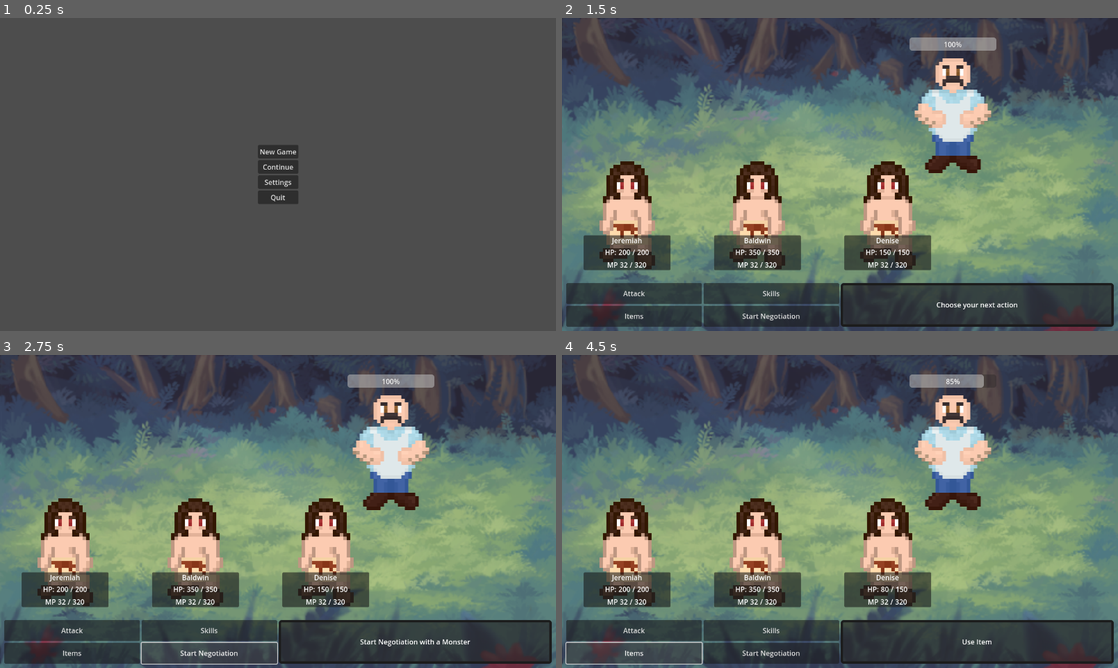
Above: before the commit, frames 1-4 (two rows, left to right).
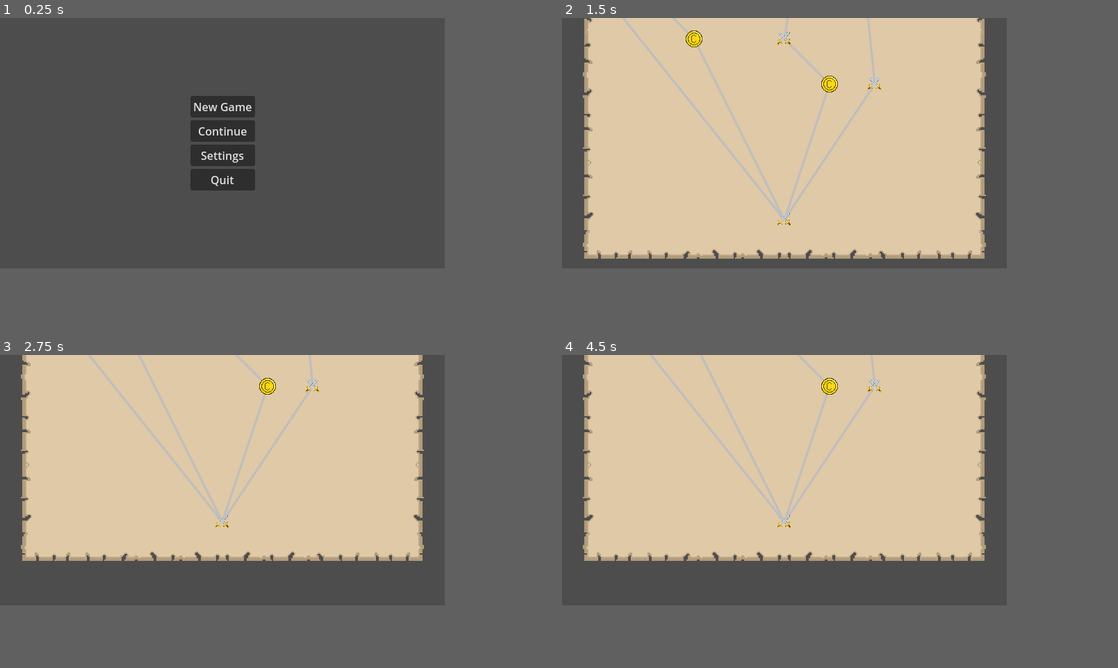
Above: after the commit, the same moments.

Repository: Willi-bot/GameProject
Game: Godot game, scene res://scenes/main_menu/main_menu.tscn
Two runs of this game, one before a commit and one after it. Both use one fixed random seed, a clock stepped at 60 frames per second and the inputs below.
Inputs (mouse positions are in pixels of both pictures, inside the frame that each line leads up to):
- Up to frame 1 (0.25 s): no input
- Up to frame 2 (1.5 s): click "New Game" at 0.5 s; click (812, 52) at 1.27 s
- Up to frame 3 (2.75 s): click (211, 652) at 2 s, where only the run before the commit has a clickable "Start Negotiation"
- Up to frame 4 (4.5 s): click (773, 652) at 2.75 s, where only the run before the commit has a clickable "Start Negotiation"; click (634, 630) at 3.5 s, where only the run before the commit has a clickable "Attack"; click (634, 652) at 4.25 s, where only the run before the commit has a clickable "Items"
In our replay, the window is 800x450 before the commit and 640x360 after it. These sizes can differ from the game's own. Grey fills any space a smaller window leaves; there, only what the larger window draws over its background counts as a difference.

The runs differ from the first frame. In frame 1, 4.2% of the frame differs, in the area x 34-54%, y 24-60%; in frame 2, 85%, in the area x 0-100%, y 0-100%; in frame 3, 85%; in frame 4, 85%.

Commit message:
adjust map size / adjust project settings for pixel art

Diff:
--- a/gameproject/project.godot
+++ b/gameproject/project.godot
@@ -17,9 +17,9 @@
 
 [display]
 
-window/size/viewport_width=1280
-window/size/viewport_height=720
-window/stretch/mode="viewport"
+window/size/viewport_width=640
+window/size/viewport_height=360
+window/stretch/mode="canvas_items"
 
 [dotnet]
 
@@ -35,5 +35,10 @@
 
 [rendering]
 
+textures/canvas_textures/default_texture_filter=0
 renderer/rendering_method="gl_compatibility"
 renderer/rendering_method.mobile="gl_compatibility"
+2d/snap/snap_2d_transforms_to_pixel=true
+2d/canvas_textures/default_texture_filter=1
+2d/size/viewport_width=1280
+2d/size/viewport_height=720
--- a/gameproject/scenes/overworld/Event.tscn
+++ b/gameproject/scenes/overworld/Event.tscn
@@ -7,6 +7,7 @@
 script = ExtResource("1")
 
 [node name="Button" type="TextureButton" parent="."]
+texture_filter = 1
 offset_left = -12.0
 offset_top = -12.0
 offset_right = 52.0
--- a/gameproject/scenes/overworld/overworld.gd
+++ b/gameproject/scenes/overworld/overworld.gd
@@ -11,8 +11,8 @@
 var map_scale = 65
 var scale_diff = scale_factor - map_scale
 
-const plane_height = 25 # Scaled up by 80: 2000 / by 65: 1625
-const plane_width = 16 # Scaled up by 80: 1280 / by 65:  1040
+const plane_height = 16 # Scaled up by 80: 2000 / by 65: 1625
+const plane_width = 8 # Scaled up by 80: 1280 / by 65:  1040
 const node_count = plane_height * plane_width / 9
 const path_count = 6
 
--- a/gameproject/scenes/overworld/overworld.tscn
+++ b/gameproject/scenes/overworld/overworld.tscn
@@ -1,8 +1,8 @@
 [gd_scene load_steps=5 format=3 uid="uid://hhvnos2h8e6o"]
 
+[ext_resource type="Texture2D" uid="uid://bbr4xuk1m3n02" path="res://imgs/map.png" id="1_4dm7d"]
 [ext_resource type="PackedScene" uid="uid://bsy40uqn1b4gh" path="res://scenes/pause_menu/pause_menu.tscn" id="1_bkvdd"]
 [ext_resource type="Script" path="res://scenes/overworld/overworld.gd" id="1_vif6w"]
-[ext_resource type="Texture2D" uid="uid://dgmawkddhag48" path="res://imgs/stretched_map_sprite.png" id="2_xob6c"]
 [ext_resource type="Script" path="res://scenes/overworld/camera_2d.gd" id="3_jjmku"]
 
 [node name="Overworld" type="Control"]
@@ -21,18 +21,19 @@
 anchor_top = 1.0
 anchor_right = 0.5
 anchor_bottom = 1.0
-offset_left = -640.0
-offset_top = -2000.0
-offset_right = 640.0
+offset_left = -160.0
+offset_top = -640.0
+offset_right = 160.0
 grow_horizontal = 2
 grow_vertical = 0
-texture = ExtResource("2_xob6c")
+texture = ExtResource("1_4dm7d")
 
 [node name="Camera2D" type="Camera2D" parent="."]
 anchor_mode = 0
 script = ExtResource("3_jjmku")
 
 [node name="CanvasLayer" type="CanvasLayer" parent="."]
+visible = false
 
 [node name="PauseMenu" parent="CanvasLayer" instance=ExtResource("1_bkvdd")]
 process_mode = 3
Binary file changed: gameproject/imgs/map.png
Not shown, changed: gameproject/imgs/map.png.import
Binary file removed: gameproject/imgs/stretched_map_sprite.png
Not shown, removed: gameproject/imgs/stretched_map_sprite.png.import
Not shown, changed: Sprites/map.png
Not shown, changed: Sprites/map_sprite.xcf
Not shown, removed: Sprites/stretched_map_sprite.png
Not shown, removed: Sprites/stretched_map_sprite.xcf
